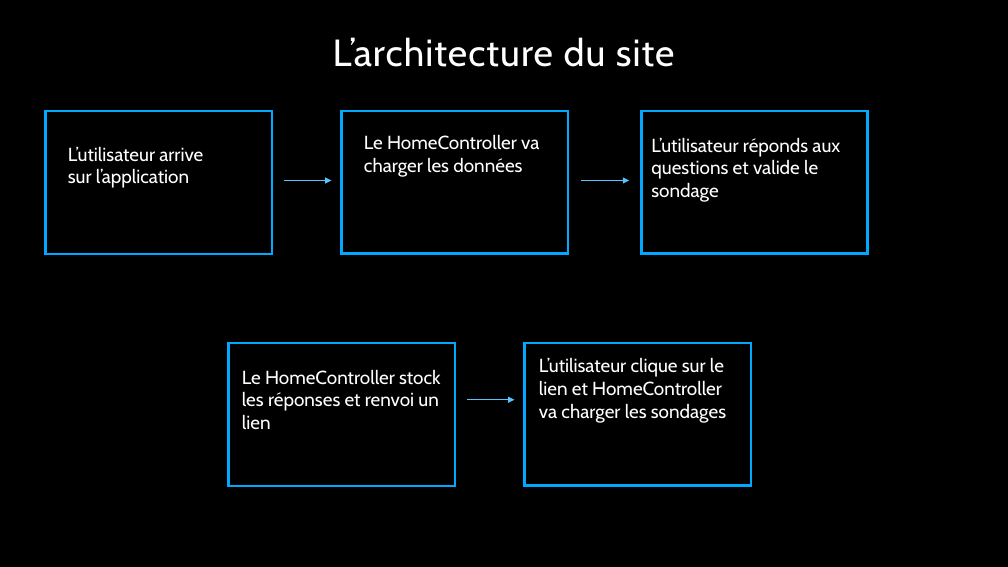
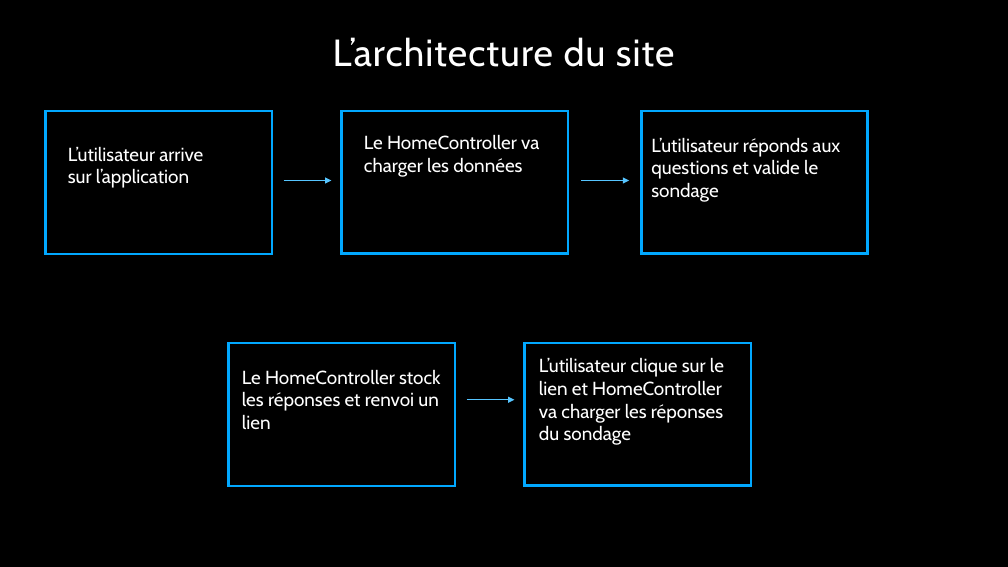
Before and after one commit to NicolasEhrhard/bigscreen, a slide deck: slide 8 of PFE - Copie.pptx. Drawn at 1008x567 pixels with LibreOffice and Linux fonts; fonts in the diff are those of the drawing; background and template pictures are left out. Boxes give left, top, right and bottom in pixels: in the first picture for what was removed or moved away, otherwise in the second. Text is boxed around its words. In the diff, an @@ line names an element or a change of style, - is before the commit and + after.

```diff
--- a/PFE - Copie.pptx
+++ b/PFE - Copie.pptx
@@ text at (539, 357, 724, 445): text changed @@
-L’utilisateur clique sur le lien et HomeController va charger les sondages
+L’utilisateur clique sur le lien et HomeController va charger les réponses du sondage
```
Also in this commit, not shown: 4 other slides changed, 1 slide added, 2 slides removed, 6 other files.
